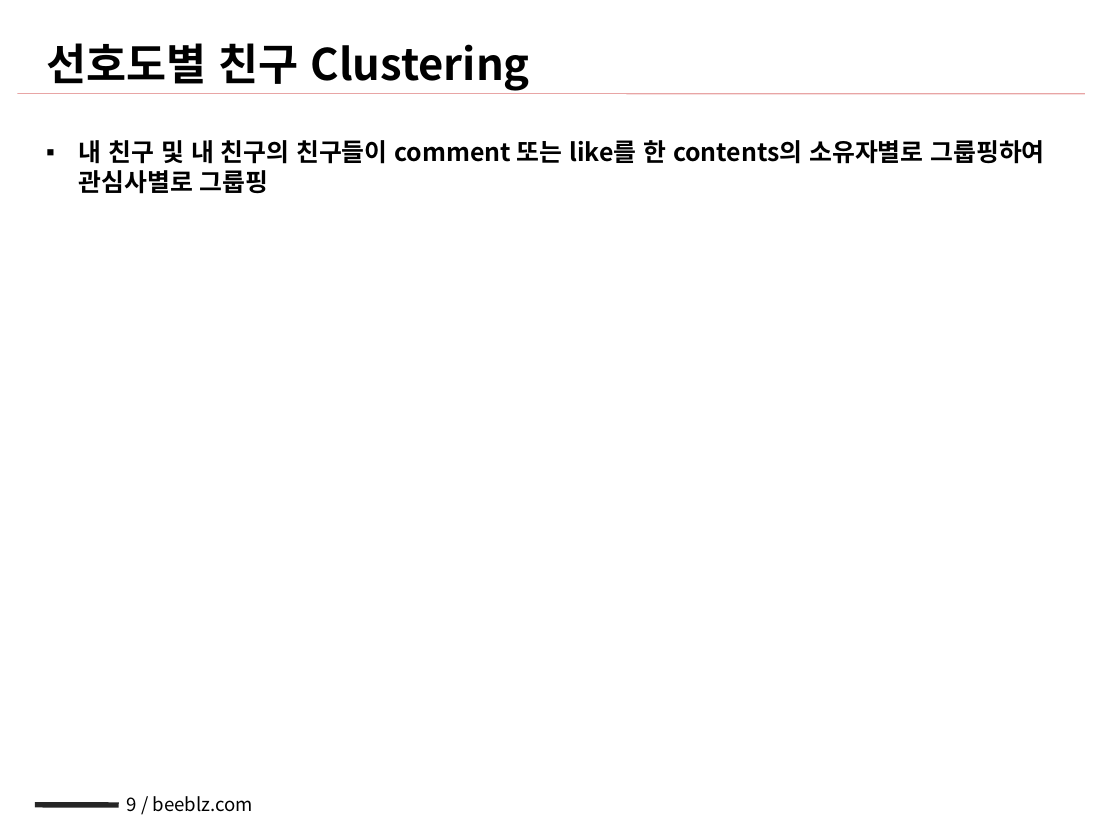
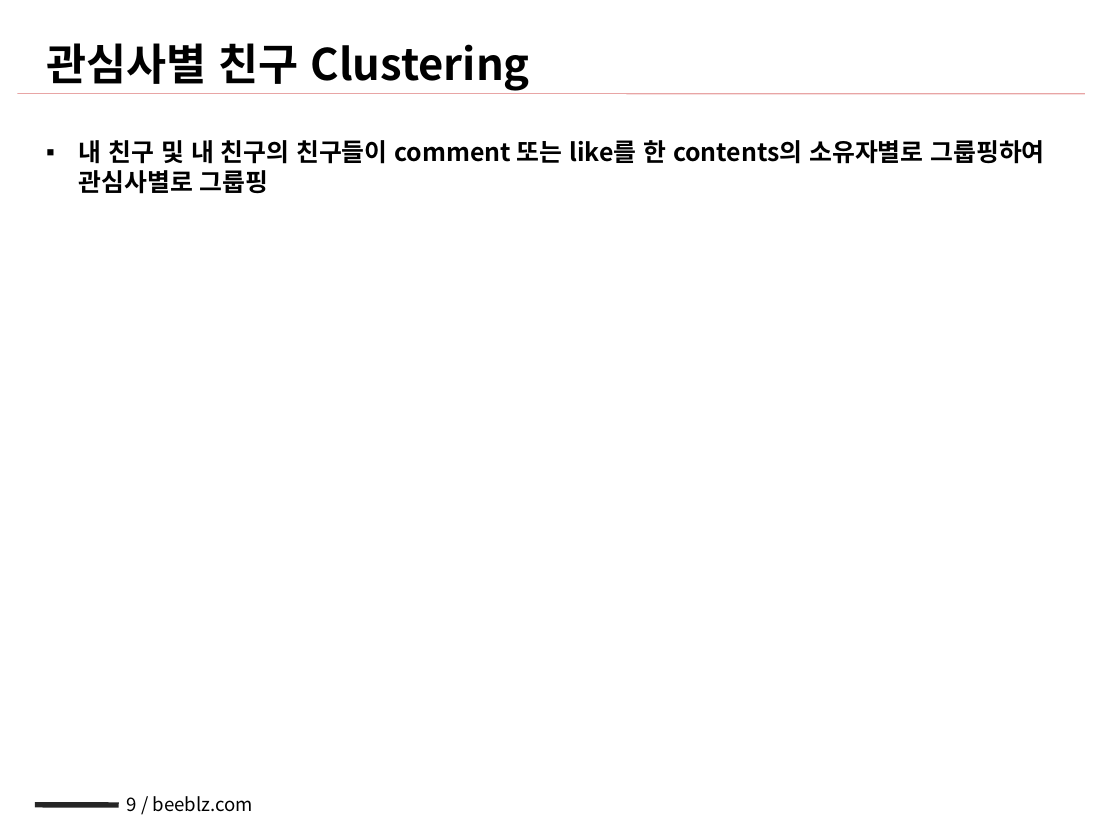
Before and after one commit to NathanaelFebrianto/sonya, a slide deck: slide 9 of beeblz/beeblz-facebook/doc/facebook_sna_v0.1_20101216_배영규.pptx. Drawn at 1120x840 pixels with LibreOffice and Linux fonts; fonts in the diff are those of the drawing. Boxes give left, top, right and bottom in pixels: in the first picture for what was removed or moved away, otherwise in the second. Text is boxed around its words. In the diff, an @@ line names an element or a change of style, - is before the commit and + after.

```diff
--- a/beeblz/beeblz-facebook/doc/facebook_sna_v0.1_20101216_배영규.pptx
+++ b/beeblz/beeblz-facebook/doc/facebook_sna_v0.1_20101216_배영규.pptx
@@ title at (46,43,530,91): text changed @@
-선호도별 친구 Clustering
+관심사별 친구 Clustering
```
Also in this commit, not shown: 6 other slides changed, 2 other files.
